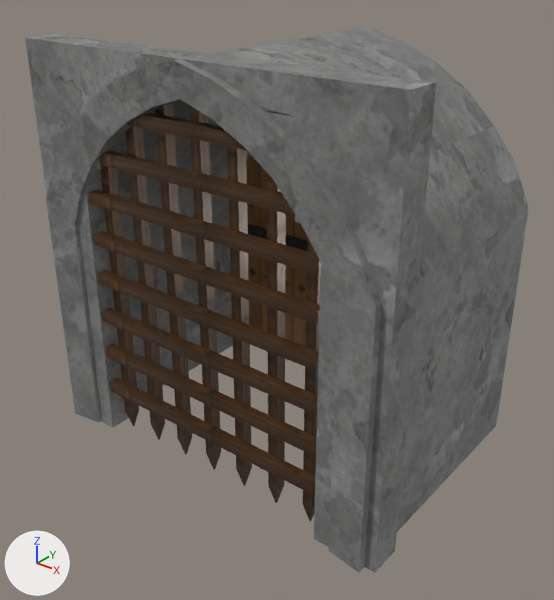
Before and after pictures for a commit that changed the glTF model DungeonGame/res/entity/object/exit/exit.gltf.
The view is the same before and after, from a 50 mm lens placed at (3.29, -3.22, 3.68), pointed at (0.06, 0.82, 1.18). Lighting does not change. The marker at lower left points along +X, +Y and +Z. Where no turn or scale is listed for an object, it has been applied to the vertices.

Names of what the first picture shows: 'Bars', 'Exit', 'Frame'.
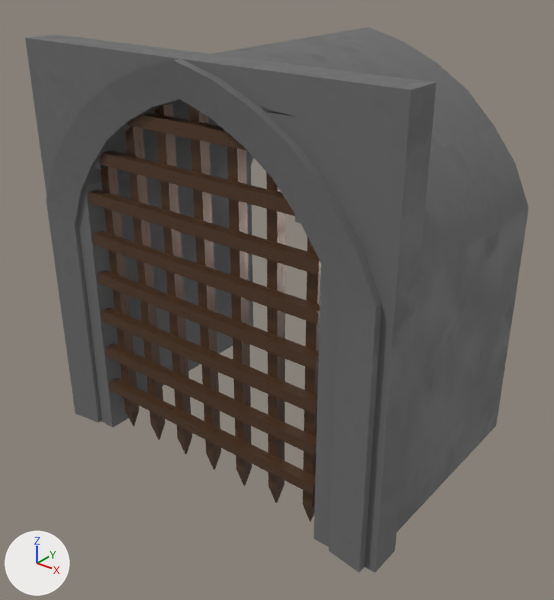
Changed parts and their boxes (x1, y1, x2, y2) in the pictures (554 x 600 px):
'Exit', deleted
    before: (246, 153, 307, 346)
    faces in mat_material: (246, 153, 307, 346)
    faces in mat_material_001: (248, 224, 307, 251)

Edits to the bpy script that builds the scene:
```text
Change mat_material_002:
    where n0 = _N.new('ShaderNodeBsdfPrincipled'); n0.name = 'Principled BSDF'
    add n0.inputs[0].default_value = (0.145, 0.145, 0.145, 1.0)  # 'Base Color', dark grey #6a6a6a
    remove n2 = _N.new('ShaderNodeTexImage'); n2.name = 'Image Texture'
    remove n2.image = img_gate_frame_png
    remove n5 = _N.new('ShaderNodeTexImage'); n5.name = 'Image Texture.001'
    remove n5.image = img_gate_frame_roughness_png
    add n2 = _N.new('ShaderNodeTexImage'); n2.name = 'Image Texture'
    add n2.image = img_gate_frame_roughness_png
    remove _L.new(n2.outputs[0], n0.inputs[0])  # 'Color' to 'Base Color'
    where n4 = _N.new('ShaderNodeSeparateColor'); n4.name = 'Separate Color'
    remove _L.new(n5.outputs[0], n4.inputs[0])  # 'Color' to 'Color'
    add _L.new(n2.outputs[0], n4.inputs[0])  # 'Color' to 'Color'
Remove ob_exit:
    ob_exit = bpy.data.objects.new('Exit', me_cube_002)
    ob_exit.location = (0.0, 0.0, 0.0)
```
